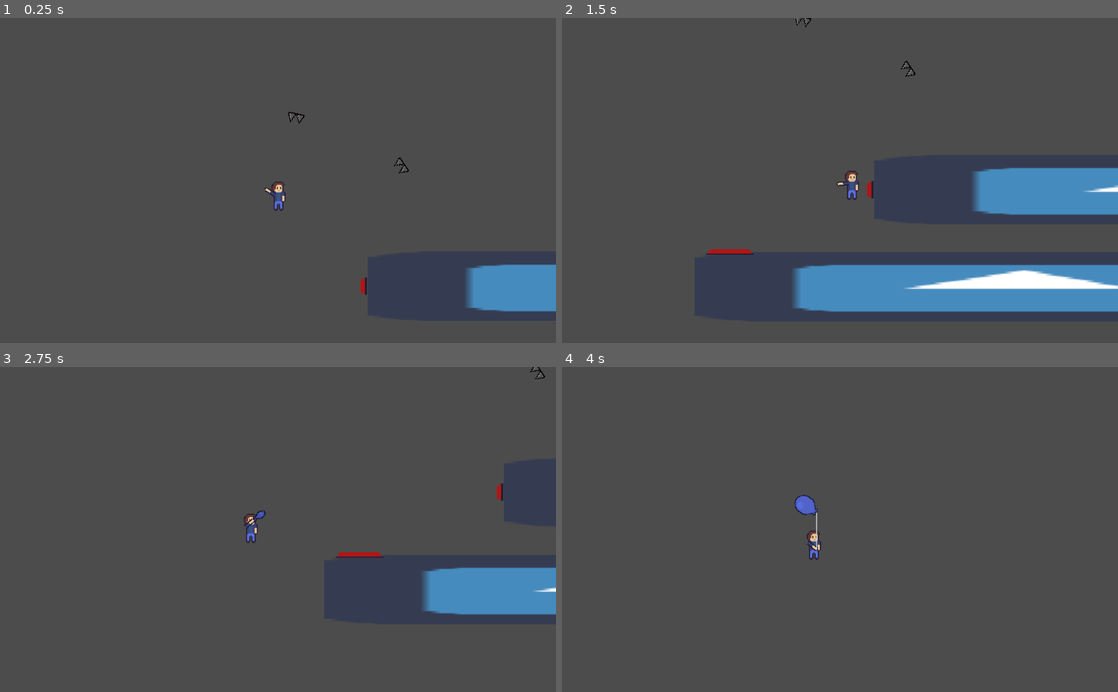
Above: before the commit, frames 1-4 (two rows, left to right).
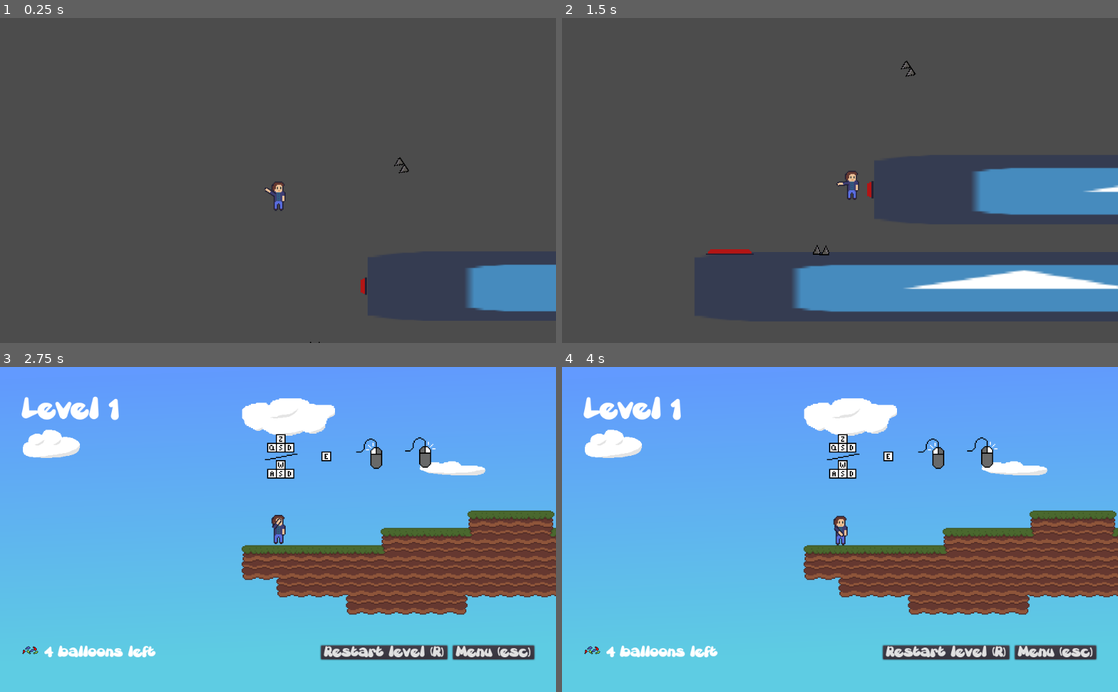
Above: after the commit, the same moments.

Repository: LeandreLPP/BalloonDumDare
Game: Godot game, scene res://Scenes/TestScene.tscn
Two runs of this game, one before a commit and one after it. Both use one fixed random seed, a clock stepped at 60 frames per second and the inputs below. This scene is started directly instead of the project's main scene. The engine's default icon, where the game draws it, is replaced by a stand-in: a white triangle on a blue panel in a dark square. Sound files missing from this copy of the repository are replaced by a short silence.
Inputs (mouse positions are in pixels of both pictures, inside the frame that each line leads up to):
- Up to frame 1 (0.25 s): no input
- Up to frame 2 (1.5 s): move the mouse to (962, 164) at 0.52 s; hold Right (move_right) 0.53-1.28 s; hold Space (jump) 0.53-1.28 s; move the mouse to (728, 196) at 1.27 s; hold Left (move_left) from 1.28 s (still down); right-click (728, 196) at 1.35 s
- Up to frame 3 (2.75 s): tap Space (jump) at 1.52, 1.55, 1.82 s; move the mouse to (333, 458) at 2.02 s; release Left (move_left) at 2.03 s; hold Right (move_right) from 2.03 s (still down); hold Space (jump) from 2.03 s (still down); tap E (inflate) at 2.1 s
- Up to frame 4 (4 s): release Right (move_right) at 2.75 s; release Space (jump) at 2.75 s; click (945, 653) at 2.75 s, where only the run after the commit has a clickable "Restart level (R)"; click (945, 653) at 3.5 s, where only the run after the commit has a clickable "Restart level (R)"

The runs differ from the first frame. In frame 1, less than 0.1% of the frame differs, in the area x 51-58%, y 28-100%; in frame 2, less than 0.1%; in frame 3, 99%, in the area x 0-100%, y 0-100%; in frame 4, 99%.

Commit message:
Added death and interaction with falling and spikes

Diff:
--- a/Prefabs/Player.gd
+++ b/Prefabs/Player.gd
@@ -16,6 +16,7 @@
 export (int) var STOP_JUMP_FORCE = 900.0
 export (int) var BALLOON_DIST = 40
 export (int) var BALLOONS_COUNT = 4
+export (int) var TERMINAL_SPEED = 800.0
 
 var MAX_FLOOR_AIRBORNE_TIME = 0.15
 
@@ -121,6 +122,7 @@
 			lv.y += STOP_JUMP_FORCE * step
 
 	if on_floor:
+		$sound_fall.stop()
 		# Process logic when character is on floor
 		if move_left and not move_right:
 			if lv.x > -WALK_MAX_VELOCITY:
@@ -156,8 +158,8 @@
 
 		if falling:
 			print("Falling speed = " + str(last_falling_speed))
-			if last_falling_speed > 800:
-				LevelManager.reload_level()
+			if last_falling_speed > TERMINAL_SPEED:
+				die()
 
 		falling = false
 	else:
@@ -181,6 +183,10 @@
 			new_anim = "falling"
 			last_falling_speed = lv.y
 			falling = true
+			if last_falling_speed > TERMINAL_SPEED - 100 and not $sound_fall.playing:
+				$sound_fall.play()
+			elif last_falling_speed <= TERMINAL_SPEED - 100:
+				$sound_fall.stop()
 
 	# Update siding
 	if new_siding_left != siding_left:
@@ -201,6 +207,17 @@
 	# Finally, apply gravity and set back the linear velocity
 	lv += s.get_total_gravity() * step
 	s.set_linear_velocity(lv)
+
+func die():
+	last_falling_speed = 0
+	mode = RigidBody2D.MODE_STATIC
+	$sound_jump.stop()
+	$sound_fall.stop()
+	$sound_death.play()
+	$wees/sound_wee1.stop()
+	$wees/sound_wee2.stop()
+	$wees/sound_wee3.stop()
+	$TimerDeath.start()
 
 func inflateBalloon():
 	if inflatingBalloon:
@@ -251,14 +268,6 @@
 	if balloons.size() == 0:
 		return null
 	return balloons[0]
-#	var minV = 9999999
-#	var minB = null
-#	for i in range(balloons.size()):
-#		var bVec = balloons[i].get_position() - get_position()
-#		if abs(bVec.angle() - vec.angle()) < minV:
-#			minV = abs(bVec.angle() - vec.angle())
-#			minB = balloons[i]
-#	return minB
 
 func _on_Balloon_inflated(var balloon):
 	inflatingBalloon = null
@@ -280,3 +289,6 @@
 	if selectedBalloon:
 		selectedBalloon.stopFollowingTarget()
 	selectedBalloon = null
+
+func _on_TimerDeath_timeout():
+	LevelManager.reload_level()
--- a/Prefabs/Player.tscn
+++ b/Prefabs/Player.tscn
@@ -1,11 +1,13 @@
-[gd_scene load_steps=12 format=2]
+[gd_scene load_steps=14 format=2]
 
 [ext_resource path="res://Prefabs/Player.gd" type="Script" id=1]
 [ext_resource path="res://Art/Sprites/medium_kid.png" type="Texture" id=2]
-[ext_resource path="res://Art/Sprites/arm.png" type="Texture" id=3]
-[ext_resource path="res://Art/Sounds/Weee1.wav" type="AudioStream" id=4]
-[ext_resource path="res://Art/Sounds/Weee2.wav" type="AudioStream" id=5]
-[ext_resource path="res://Art/Sounds/Weee3.wav" type="AudioStream" id=6]
+[ext_resource path="res://Art/Sounds/Ded.wav" type="AudioStream" id=3]
+[ext_resource path="res://Art/Sounds/Chute.wav" type="AudioStream" id=4]
+[ext_resource path="res://Art/Sprites/arm.png" type="Texture" id=5]
+[ext_resource path="res://Art/Sounds/Weee1.wav" type="AudioStream" id=6]
+[ext_resource path="res://Art/Sounds/Weee2.wav" type="AudioStream" id=7]
+[ext_resource path="res://Art/Sounds/Weee3.wav" type="AudioStream" id=8]
 
 [sub_resource type="CapsuleShape2D" id=1]
 
@@ -75,6 +77,7 @@
 STOP_JUMP_FORCE = 2000
 BALLOON_DIST = 4
 BALLOONS_COUNT = 4
+TERMINAL_SPEED = 800.0
 
 [node name="sprite" type="Sprite" parent="." index="0"]
 
@@ -102,7 +105,29 @@
 "_edit_lock_": true
 }
 
-[node name="anim" type="AnimationPlayer" parent="." index="3"]
+[node name="sound_death" type="AudioStreamPlayer2D" parent="." index="3"]
+
+stream = ExtResource( 3 )
+volume_db = 0.0
+pitch_scale = 1.0
+autoplay = false
+max_distance = 2000.0
+attenuation = 1.0
+bus = "Master"
+area_mask = 1
+
+[node name="sound_fall" type="AudioStreamPlayer2D" parent="." index="4"]
+
+stream = ExtResource( 4 )
+volume_db = -0.3
+pitch_scale = 1.0
+autoplay = false
+max_distance = 2000.0
+attenuation = 1.0
+bus = "Master"
+area_mask = 1
+
+[node name="anim" type="AnimationPlayer" parent="." index="5"]
 
 root_node = NodePath("..")
 autoplay = ""
@@ -115,7 +140,7 @@
 anims/run = SubResource( 5 )
 blend_times = [  ]
 
-[node name="camera" type="Camera2D" parent="." index="4"]
+[node name="camera" type="Camera2D" parent="." index="6"]
 
 anchor_mode = 1
 rotating = false
@@ -144,7 +169,7 @@
 "_edit_lock_": true
 }
 
-[node name="arm" type="Position2D" parent="." index="5"]
+[node name="arm" type="Position2D" parent="." index="7"]
 
 position = Vector2( -3.71969, -2.26103 )
 _sections_unfolded = [ "Transform" ]
@@ -169,7 +194,7 @@
 "_edit_lock_": true
 }
 
-[node name="wees" type="Position2D" parent="." index="6"]
+[node name="wees" type="Position2D" parent="." index="8"]
 
 _sections_unfolded = [ "Transform" ]
 __meta__ = {
@@ -207,23 +232,32 @@
 [node name="sound_wee3" type="AudioStreamPlayer2D" parent="wees" index="2"]
 
 position = Vector2( 0, -0.0959816 )
-stream = ExtResource( 6 )
-volume_db = 0.0
-pitch_scale = 1.0
-autoplay = false
-max_distance = 2000.0
-attenuation = 1.0
-bus = "Master"
-area_mask = 1
-__meta__ = {
-"_edit_lock_": true
-}
-
-[node name="PointerTimer" type="Timer" parent="." index="7"]
+stream = ExtResource( 8 )
+volume_db = 0.0
+pitch_scale = 1.0
+autoplay = false
+max_distance = 2000.0
+attenuation = 1.0
+bus = "Master"
+area_mask = 1
+__meta__ = {
+"_edit_lock_": true
+}
+
+[node name="PointerTimer" type="Timer" parent="." index="9"]
 
 process_mode = 1
 wait_time = 1.0
 one_shot = false
 autostart = false
 
+[node name="TimerDeath" type="Timer" parent="." index="10"]
+
+process_mode = 1
+wait_time = 1.0
+one_shot = false
+autostart = false
+
 [connection signal="timeout" from="PointerTimer" to="." method="_on_PointerTimer_timeout"]
+
+[connection signal="timeout" from="TimerDeath" to="." method="_on_TimerDeath_timeout"]
--- a/Prefabs/Spike.gd
+++ b/Prefabs/Spike.gd
@@ -7,3 +7,6 @@
 	if name == "Balloon" or name.begins_with("@Balloon@"):
 		var balloon = get_node(p)
 		balloon.explode()
+	if name == "Player" or name.begins_with("Player"):
+		var player = get_node(p)
+		player.die()
--- a/Scenes/TestScene.tscn
+++ b/Scenes/TestScene.tscn
@@ -65,7 +65,7 @@
 
 [node name="Spike2" parent="." index="6" instance=ExtResource( 7 )]
 
-position = Vector2( 494.408, 292.424 )
-rotation = -2.93103
+position = Vector2( 510.989, 503.452 )
+rotation = 0.0385096
 
 [connection signal="pressed" from="BalloonSwitch" to="." method="_on_BalloonSwitch_pressed"]
Not shown: 3 places in Prefabs/Player.tscn that only renumber resources
